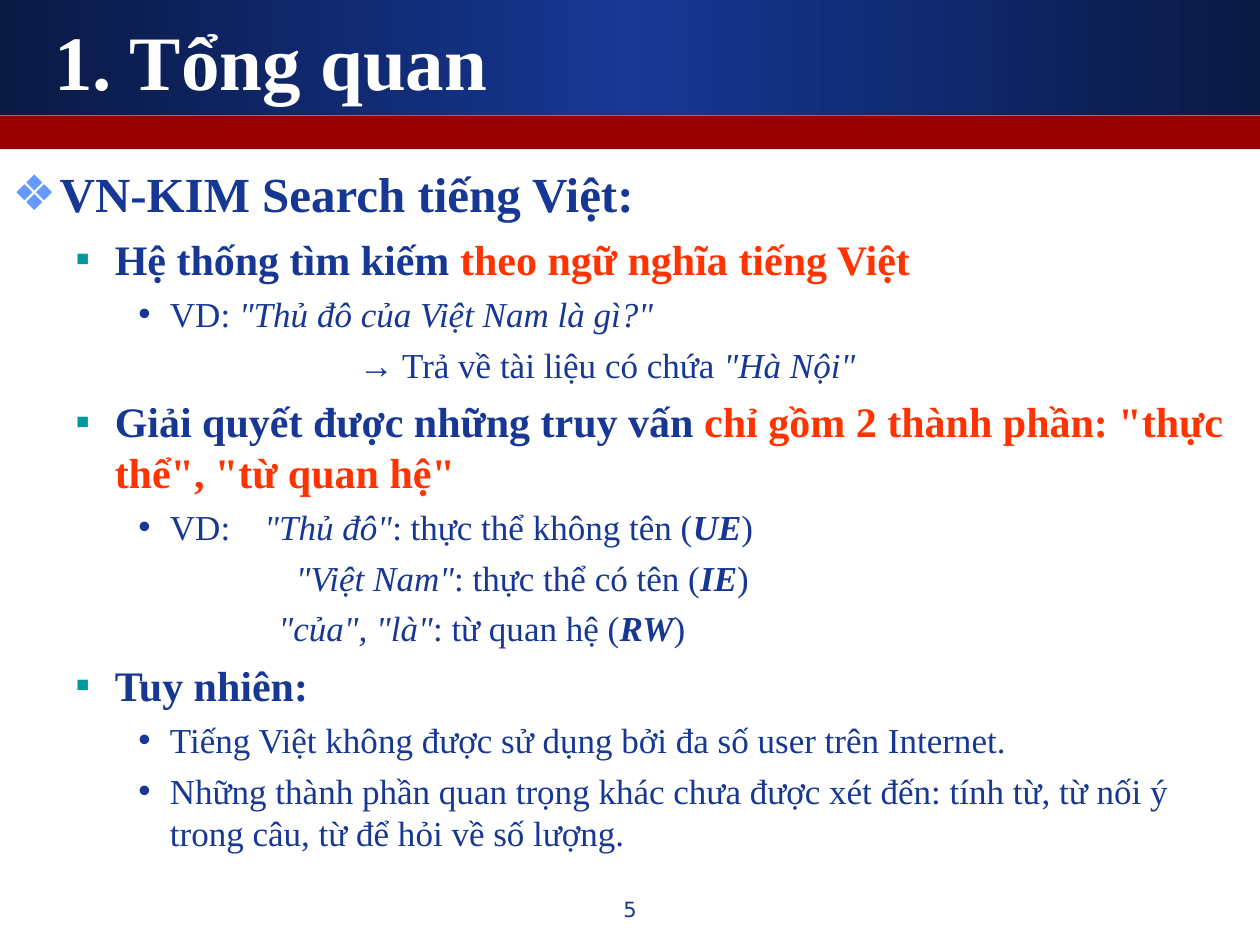
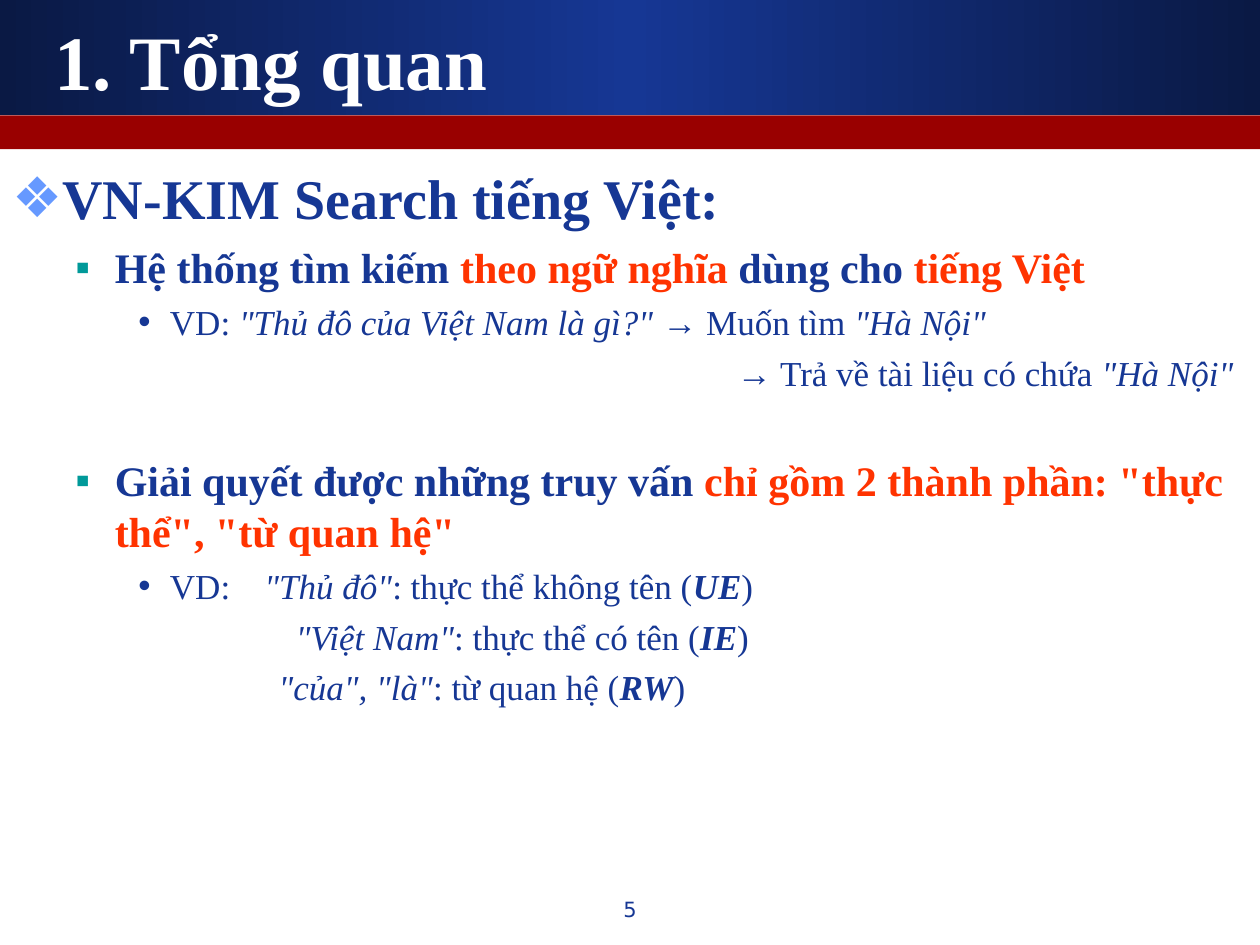
Before and after one commit to leaderwing/kt-kimres, a slide deck: slide 5 of note/[Thesis] Presentation.ppt. Drawn at 1260x945 pixels with LibreOffice and Linux fonts; fonts in the diff are those of the drawing. Boxes give left, top, right and bottom in pixels: in the first picture for what was removed or moved away, otherwise in the second. Text is boxed around its words. In the diff, an @@ line names an element or a change of style, - is before the commit and + after.

```diff
--- a/note/[Thesis] Presentation.ppt
+++ b/note/[Thesis] Presentation.ppt
@@ text at <box>63,178,719,230</box>: size 28 to 32 pt in "VN-KIM Search tiếng Việt:"; more space between paragraphs @@
@@ text at <box>115,252,1085,343</box>: text changed @@
-  ▪ Hệ thống tìm kiếm theo ngữ nghĩa tiếng Việt
-    • VD: "Thủ đô của Việt Nam là gì?"
+  ▪ Hệ thống tìm kiếm theo ngữ nghĩa dùng cho tiếng Việt
+    • VD: "Thủ đô của Việt Nam là gì?" → Muốn tìm "Hà Nội"
@@ text at <box>115,671,1168,853</box>: paragraphs removed @@
-  ▪ Tuy nhiên:
-    • Tiếng Việt không được sử dụng bởi đa số user trên Internet.
-    • Những thành phần quan trọng khác chưa được xét đến: tính từ, từ nối ý trong câu, từ để hỏi về số lượng.
```
Also in this commit, not shown: 7 other slides changed, 1 slide added.
